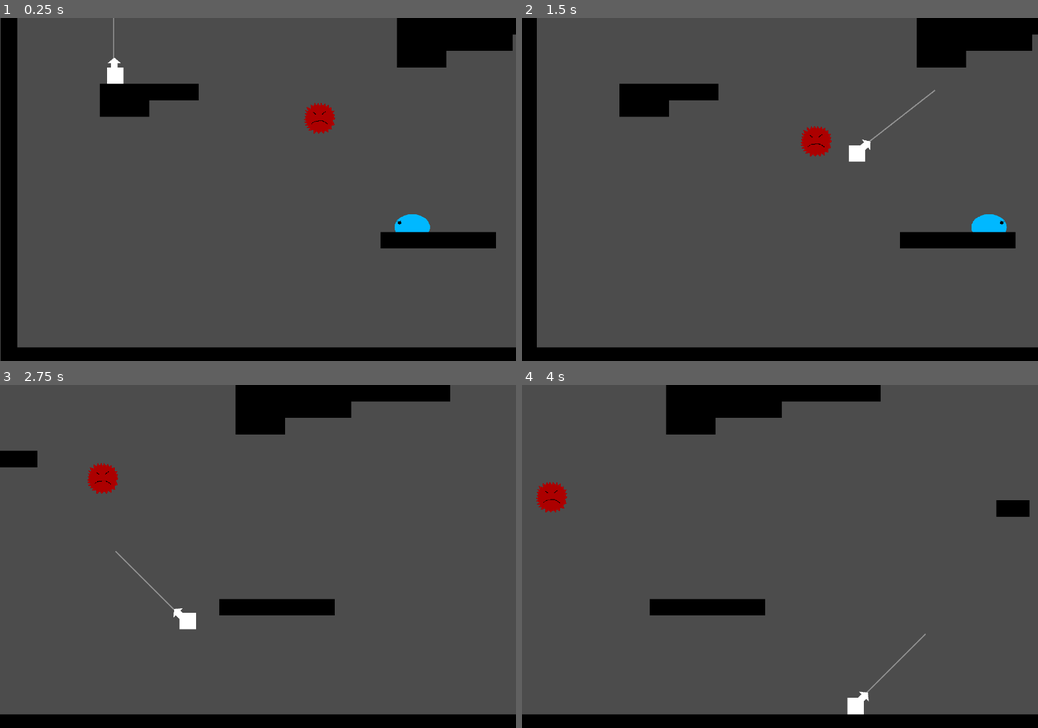
Above: before the commit, frames 1-4 (two rows, left to right).
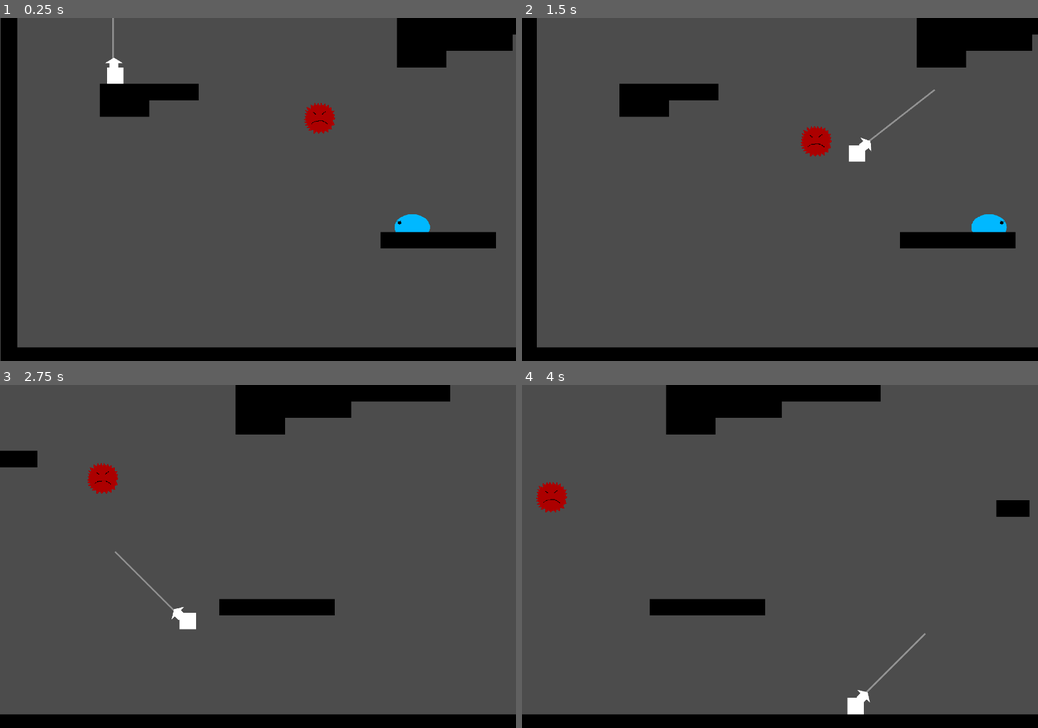
Above: after the commit, the same moments.

Repository: cjsweeten101/dws
Game: Godot game, scene res://Levels/TestingLevel.tscn
Two runs of this game, one before a commit and one after it. Both use one fixed random seed, a clock stepped at 60 frames per second and the inputs below.
Inputs:
- Up to frame 1 (0.25 s): no input
- Up to frame 2 (1.5 s): tap Enter (action) at 0.5, 0.6, 1.35 s; hold D (right) from 0.53 s (still down)
- Up to frame 3 (2.75 s): release D (right) at 2.03 s; hold A (left) from 2.03 s (still down); tap Enter (action) at 2.1 s
- Up to frame 4 (4 s): release A (left) at 2.78 s; hold D (right) from 2.78 s (still down); tap Enter (action) at 2.85, 3.6 s

The runs differ from the first frame. In frame 1, less than 0.1% of the frame differs, in the area x 20-24%, y 0-15%; in frame 2, less than 0.1%; in frame 3, 0.1%, in the area x 22-36%, y 48-69%; in frame 4, less than 0.1%.

Commit message:
yayayaya

Diff:
--- a/Levels/TestingLevel.tscn
+++ b/Levels/TestingLevel.tscn
@@ -6,7 +6,7 @@
 [ext_resource path="res://Enemies/SpikyFloaty.tscn" type="PackedScene" id=4]
 [ext_resource path="res://Enemies/SoftWalky.tscn" type="PackedScene" id=5]
 
-[node name="TestingLevel" type="Node2D" index="0"]
+[node name="TestingLevel" type="Node2D"]
 
 script = ExtResource( 1 )
 _sections_unfolded = [ "Transform" ]
--- a/Player/Player.tscn
+++ b/Player/Player.tscn
@@ -47,12 +47,12 @@
 [node name="GrappleCast" type="RayCast2D" parent="." index="2"]
 
 rotation = 2.61799
-scale = Vector2( 30, 1 )
+scale = Vector2( 40, 1 )
 enabled = true
 exclude_parent = true
 cast_to = Vector2( 0, 1000 )
 collision_mask = 6
-_sections_unfolded = [ "Transform" ]
+_sections_unfolded = [ "Transform", "Z Index" ]
 
 [node name="AimingSprite" type="Sprite" parent="GrappleCast" index="0"]
 
